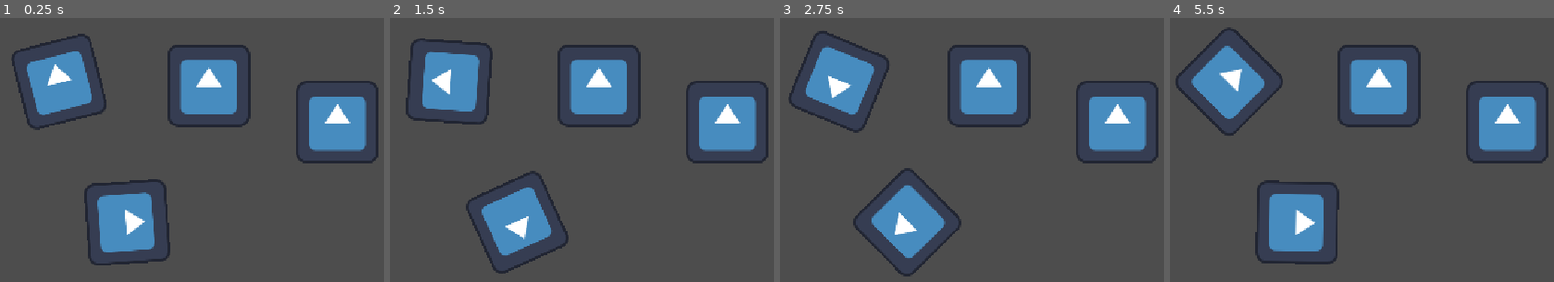
Above: before the commit, frames 1-4 (left to right).
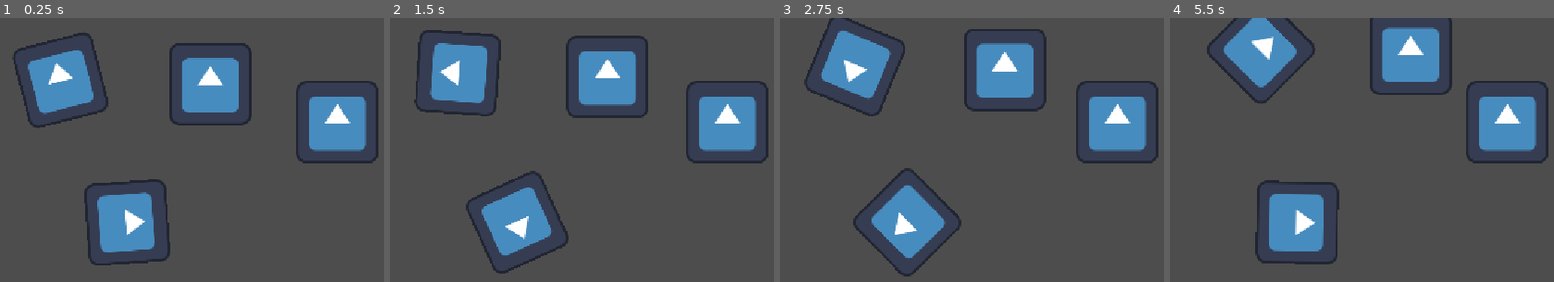
Above: after the commit, the same moments.

Repository: 23483/gamegamegametearaa
Game: Godot game, scene res://world.tscn
Two runs of this game, one before a commit and one after it. Both use one fixed random seed, a clock stepped at 60 frames per second and the inputs below. The project has no main scene, so this scene is started directly. The engine's default icon, where the game draws it, is replaced by a stand-in: a white triangle on a blue panel in a dark square.
Inputs:
- Up to frame 1 (0.25 s): no input
- Up to frame 2 (1.5 s): no input
- Up to frame 3 (2.75 s): no input
- Up to frame 4 (5.5 s): no input

The runs differ from the first frame. In frame 1, 2.7% of the frame differs, in the area x 2-66%, y 5-43%; in frame 2, 7.8%; in frame 3, 9.4%; in frame 4, 12%, in the area x 1-74%, y 0-45%.

Commit message:
made another child go down and right

Diff:
--- a/world.gd
+++ b/world.gd
@@ -2,7 +2,7 @@
 
 @onready var icon: Sprite2D = $christ
 @onready var anticrist_3: Sprite2D = $anticrist/anticrist2/anticrist3
-
+@onready var anticrist2: Sprite2D = $anticrist/anticrist2
 # Called when the node enters the scene tree for the first time.
 func _ready() -> void:
 	pass
@@ -12,19 +12,9 @@
 func _process(delta: float) -> void:
 	icon.rotate(delta * 6)
 	anticrist_3.rotate(delta * -1)
-	anticrist_3.position.x += delta*300
-	anticrist_3.position.x += delta*300
-	anticrist_3.position.x += delta*300
-	anticrist_3.position.x += delta*300
-	anticrist_3.position.y -= delta*300
-	anticrist_3.position.y -= delta*300
-	anticrist_3.position.y -= delta*300
-	anticrist_3.position.y -= delta*300
-	anticrist_3.position.x -= delta*300
-	anticrist_3.position.x -= delta*300
-	anticrist_3.position.x -= delta*300
-	anticrist_3.position.x -= delta*300
-	anticrist_3.position.y += delta*300
-	anticrist_3.position.y += delta*300
-	anticrist_3.position.y += delta*300
-	anticrist_3.position.y += delta*300
+	anticrist_3.position.x += delta*9999
+	anticrist_3.position.y -= delta*9999
+	anticrist_3.position.x -= delta*9999
+	anticrist_3.position.y += delta*9999
+	anticrist2.position.x += delta*9
+	anticrist2.position.y -= delta*9
